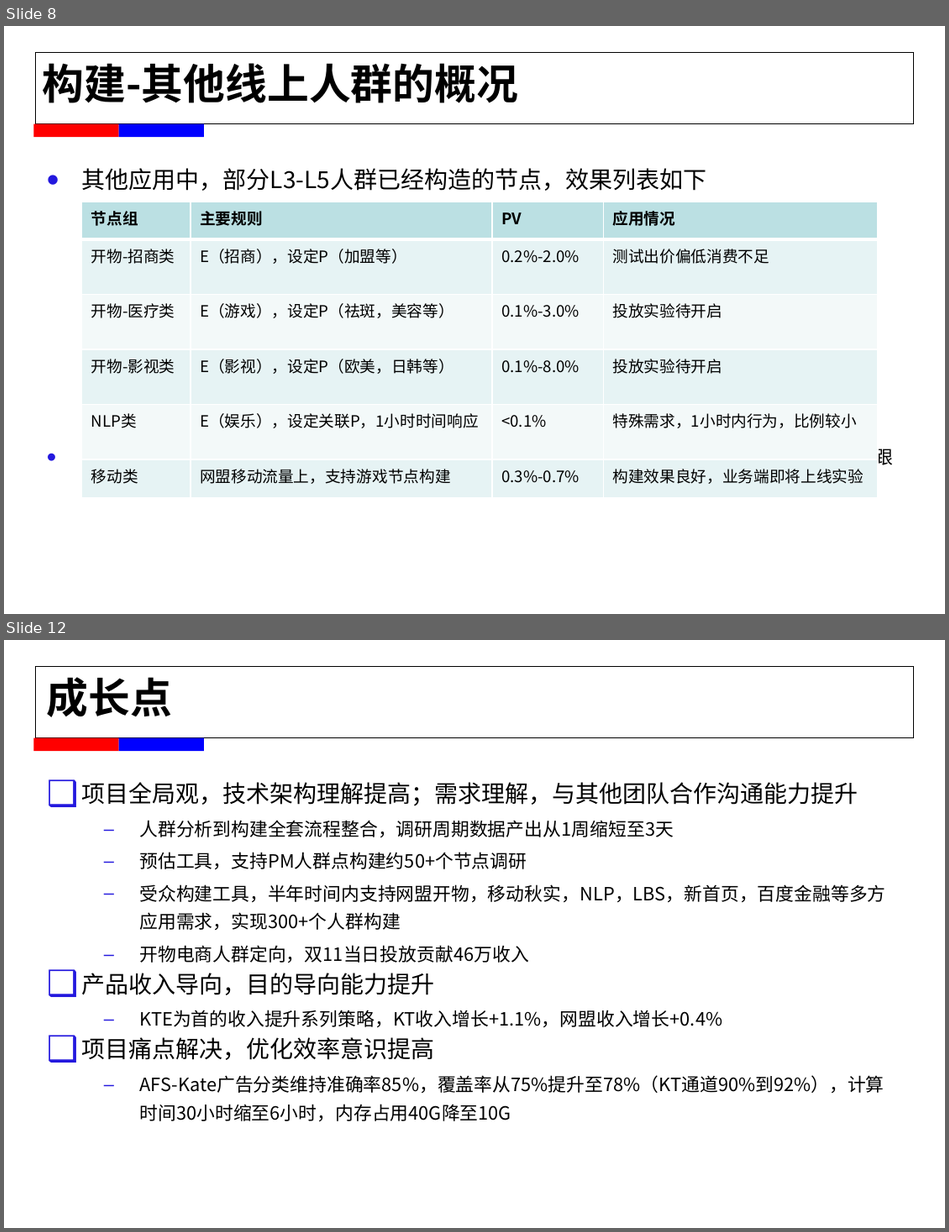
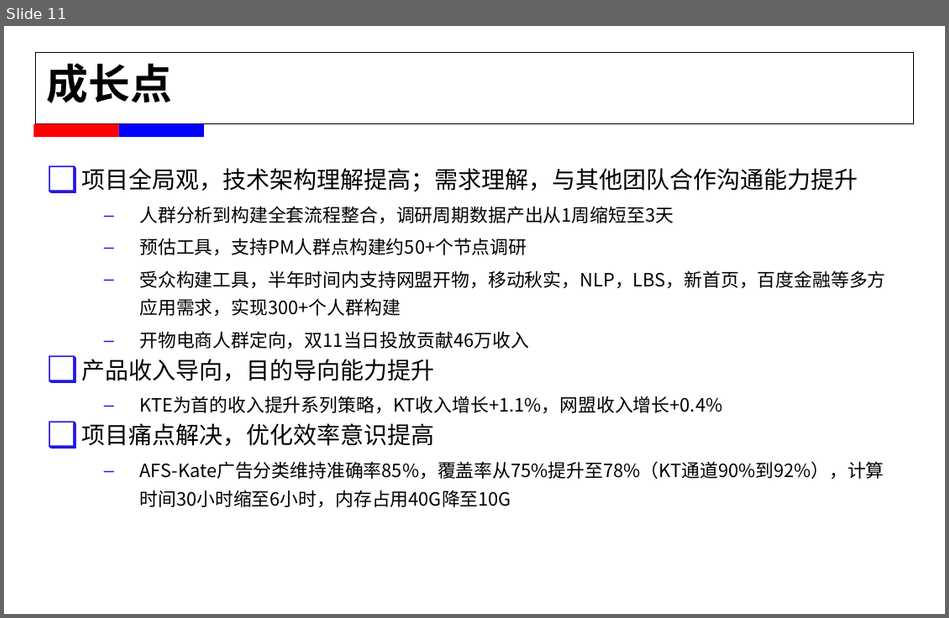
Before and after one commit to alexxyjiang/baidu-tech-report, a slide deck: For T5/蒋学渊_2015年春工作述职.pptx. Shown one above the other, each under a label of ours: slides 8 and 12 before the commit, slide 11 after it; the slides between them are not shown. The pictures are 949x1232 and 949x618 pixels, drawn with LibreOffice and Linux fonts; fonts in the diff are those of the drawing; background and template pictures are left out. Boxes give left, top, right and bottom in pixels: in the first picture for what was removed or moved away, otherwise in the second. Text is boxed around its words. In the diff, an @@ line names an element or a change of style, - is before the commit and + after.

```diff
--- a/For T5/蒋学渊_2015年春工作述职.pptx
+++ b/For T5/蒋学渊_2015年春工作述职.pptx
@@ slide 8 removed at (4, 26, 945, 614), background #FFFFFF; not listed: 4 template elements that a slide beside it also shows @@
@@ text removed at (43, 63, 518, 103) @@
-构建-其他线上人群的概况
@@ text removed at (82, 168, 894, 484) @@
-• 其他应用中，部分L3-L5人群已经构造的节点，效果列表如下
-• 总体上，目前开物节点总数已经达到300+；各个应用方使用过程中陆续反馈了一定问题，快速响应跟进修复，总体应用方数量在增长中
@@ table removed at (82, 202, 878, 487), 6 rows, 4 columns @@
-节点组 | 主要规则 | PV | 应用情况
-开物-招商类 | E（招商），设定P（加盟等） | 0.2%-2.0% | 测试出价偏低消费不足
-开物-医疗类 | E（游戏），设定P（祛斑，美容等） | 0.1%-3.0% | 投放实验待开启
-开物-影视类 | E（影视），设定P（欧美，日韩等） | 0.1%-8.0% | 投放实验待开启
-NLP类 | E（娱乐），设定关联P，1小时时间响应 | <0.1% | 特殊需求，1小时内行为，比例较小
-移动类 | 网盟移动流量上，支持游戏节点构建 | 0.3%-0.7% | 构建效果良好，业务端即将上线实验
@@ what was slide 12 is now slide 11 @@
```
Also in this commit, not shown: 8 slides changed, 2 slides added, 2 other slides removed, 2 other files.
